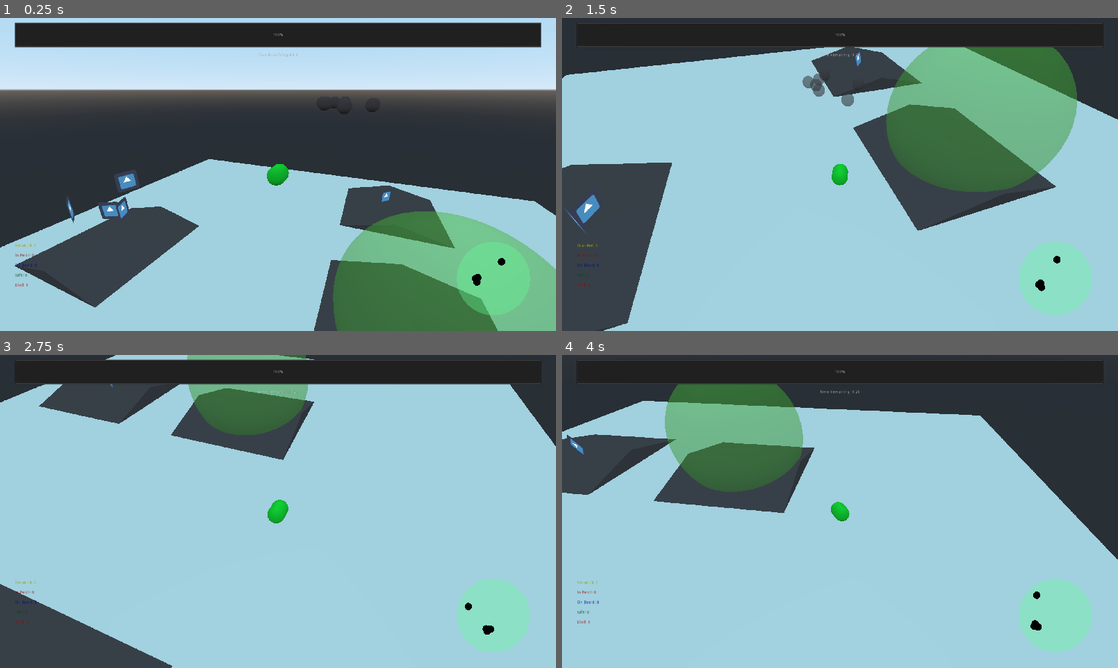
Above: before the commit, frames 1-4 (two rows, left to right).
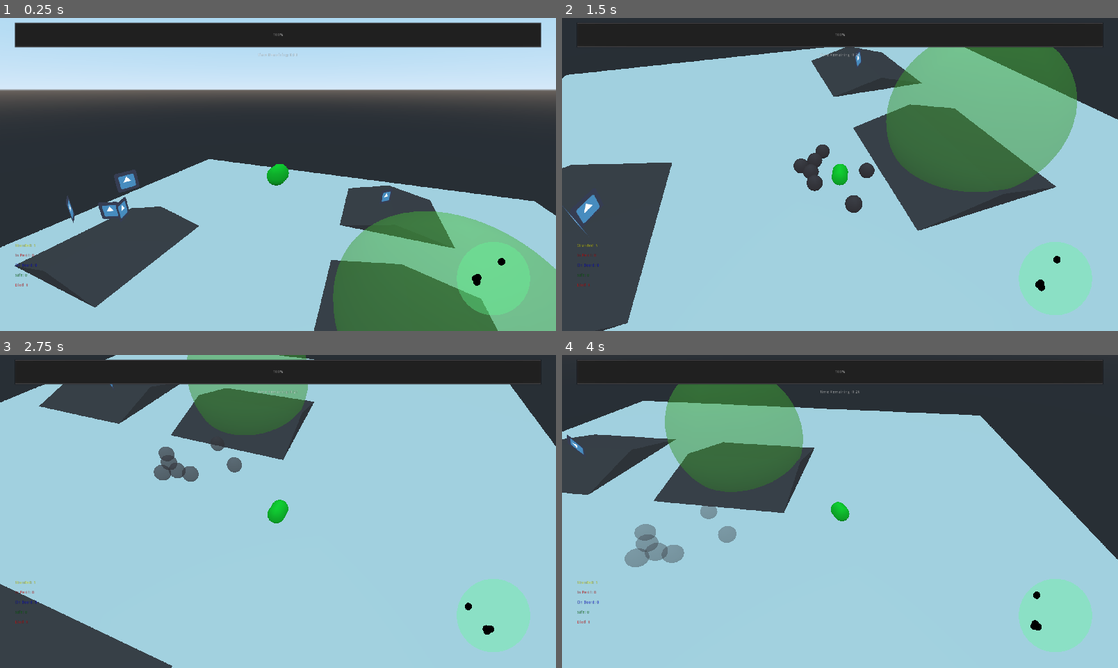
Above: after the commit, the same moments.

Repository: anthonyfinch/ld49
Game: Godot game, scene res://src/levels/Level1.tscn
Same seed, same stepped clock (60 frames per second), same inputs: the game is played once before the commit and once after it. This scene is started directly instead of the project's main scene. The engine's default icon, where the game draws it, is replaced by a stand-in: a white triangle on a blue panel in a dark square.
Inputs:
- Up to frame 1 (0.25 s): no input
- Up to frame 2 (1.5 s): hold D (steer_right) 0.53-1.28 s; hold S (brake) from 1.28 s (still down)
- Up to frame 3 (2.75 s): release S (brake) at 2.03 s; hold D (steer_right) from 2.03 s (still down)
- Up to frame 4 (4 s): release D (steer_right) at 2.78 s; hold W (accelerate) 2.78-3.53 s; hold A (steer_left) from 3.53 s (still down)

The runs differ from the first frame. In frame 1, less than 0.1% of the frame differs, in the area x 57-68%, y 28-31%; in frame 2, 1.0%; in frame 3, 0.6%; in frame 4, 1.0%, in the area x 11-32%, y 48-68%.

Commit message:
rocks generation to chase you!

Diff:
--- a/src/levels/Level1.tscn
+++ b/src/levels/Level1.tscn
@@ -15,7 +15,7 @@
 [ext_resource path="res://src/ui/LevelEndLabel.gd" type="Script" id=13]
 [ext_resource path="res://src/islands/ Island1.tscn" type="PackedScene" id=14]
 [ext_resource path="res://src/islands/Islands.gd" type="Script" id=15]
-[ext_resource path="res://src/rocks/Rock1.tscn" type="PackedScene" id=16]
+[ext_resource path="res://src/rocks/Rocks.gd" type="Script" id=16]
 [ext_resource path="res://src/ui/Death.gd" type="Script" id=17]
 
 [sub_resource type="ViewportTexture" id=1]
@@ -141,28 +141,8 @@
 transform = Transform( 1, 0, 0, 0, 1, 0, 0, 0, 1, 15.5, 0, -31 )
 
 [node name="Rocks" type="Spatial" parent="CenterContainer/TextureRect/Viewport/Level1"]
-transform = Transform( 1, 0, 0, 0, 1, 0, 0, 0, 1, 5, 0, -16.5 )
-
-[node name="Rock1" parent="CenterContainer/TextureRect/Viewport/Level1/Rocks" instance=ExtResource( 16 )]
-transform = Transform( 1, 0, 0, 0, 1, 0, 0, 0, 1, 3.5, 25.5, 0.5 )
-
-[node name="Rock2" parent="CenterContainer/TextureRect/Viewport/Level1/Rocks" instance=ExtResource( 16 )]
-transform = Transform( 1, 0, 0, 0, 1, 0, 0, 0, 1, -2.5, 25.5, -3.5 )
-
-[node name="Rock3" parent="CenterContainer/TextureRect/Viewport/Level1/Rocks" instance=ExtResource( 16 )]
-transform = Transform( 1, 0, 0, 0, 1, 0, 0, 0, 1, 0, 25.5, 5 )
-
-[node name="Rock4" parent="CenterContainer/TextureRect/Viewport/Level1/Rocks" instance=ExtResource( 16 )]
-transform = Transform( 1, 0, 0, 0, 1, 0, 0, 0, 1, -3.5, 25.5, -1.5 )
-
-[node name="Rock5" parent="CenterContainer/TextureRect/Viewport/Level1/Rocks" instance=ExtResource( 16 )]
-transform = Transform( 1, 0, 0, 0, 1, 0, 0, 0, 1, -1, 25.5, -5 )
-
-[node name="Rock6" parent="CenterContainer/TextureRect/Viewport/Level1/Rocks" instance=ExtResource( 16 )]
-transform = Transform( 1, 0, 0, 0, 1, 0, 0, 0, 1, -4.5, 25.5, -3 )
-
-[node name="Rock7" parent="CenterContainer/TextureRect/Viewport/Level1/Rocks" instance=ExtResource( 16 )]
-transform = Transform( 1, 0, 0, 0, 1, 0, 0, 0, 1, -3.5, 25.5, 0.5 )
+transform = Transform( 1, 0, 0, 0, 1, 0, 0, 0, 1, 0, 13, 0 )
+script = ExtResource( 16 )
 
 [node name="Radar" type="Control" parent="."]
 anchor_left = 1.0
--- a/src/rocks/Rock.gd
+++ b/src/rocks/Rock.gd
@@ -15,7 +15,7 @@
 func _on_body_entered(body):
 	var mat = $MeshInstance["material/0"]
 	if not _hit:
-		_tween.interpolate_property(mat, "albedo_color:a", 1, 0, 1, Tween.TRANS_LINEAR, Tween.EASE_IN)
+		_tween.interpolate_property(mat, "albedo_color:a", 1, 0, 4, Tween.TRANS_LINEAR, Tween.EASE_IN)
 		_tween.start()
 		_tween.connect("tween_all_completed", self, "_on_fade_out")
 		_hit = true
--- a/src/rocks/Rock1.tscn
+++ b/src/rocks/Rock1.tscn
@@ -4,7 +4,7 @@
 
 [sub_resource type="PhysicsMaterial" id=1]
 rough = true
-bounce = 0.4
+bounce = 0.2
 
 [sub_resource type="BoxShape" id=2]
 
--- /dev/null
+++ b/src/rocks/RockStorm1.tscn
@@ -0,0 +1,81 @@
+[gd_scene load_steps=4 format=2]
+
+[ext_resource path="res://src/rocks/Rock.gd" type="Script" id=1]
+[ext_resource path="res://src/rocks/Rock1.tscn" type="PackedScene" id=2]
+
+[sub_resource type="PhysicsMaterial" id=1]
+rough = true
+bounce = 0.4
+
+[node name="Rocks" type="Spatial"]
+transform = Transform( 1, 0, 0, 0, 1, 0, 0, 0, 1, 5, 0, -16.5 )
+
+[node name="Rock1" type="RigidBody" parent="." instance=ExtResource( 2 )]
+transform = Transform( 1, 0, 0, 0, 1, 0, 0, 0, 1, 3.5, 25.5, 0.5 )
+collision_layer = 16
+collision_mask = 9
+physics_material_override = SubResource( 1 )
+gravity_scale = 5.0
+contacts_reported = 3
+contact_monitor = true
+script = ExtResource( 1 )
+
+[node name="Rock2" type="RigidBody" parent="." instance=ExtResource( 2 )]
+transform = Transform( 1, 0, 0, 0, 1, 0, 0, 0, 1, -2.5, 25.5, -3.5 )
+collision_layer = 16
+collision_mask = 9
+physics_material_override = SubResource( 1 )
+gravity_scale = 5.0
+contacts_reported = 3
+contact_monitor = true
+script = ExtResource( 1 )
+
+[node name="Rock3" type="RigidBody" parent="." instance=ExtResource( 2 )]
+transform = Transform( 1, 0, 0, 0, 1, 0, 0, 0, 1, 0, 25.5, 5 )
+collision_layer = 16
+collision_mask = 9
+physics_material_override = SubResource( 1 )
+gravity_scale = 5.0
+contacts_reported = 3
+contact_monitor = true
+script = ExtResource( 1 )
+
+[node name="Rock4" type="RigidBody" parent="." instance=ExtResource( 2 )]
+transform = Transform( 1, 0, 0, 0, 1, 0, 0, 0, 1, -3.5, 25.5, -1.5 )
+collision_layer = 16
+collision_mask = 9
+physics_material_override = SubResource( 1 )
+gravity_scale = 5.0
+contacts_reported = 3
+contact_monitor = true
+script = ExtResource( 1 )
+
+[node name="Rock5" type="RigidBody" parent="." instance=ExtResource( 2 )]
+transform = Transform( 1, 0, 0, 0, 1, 0, 0, 0, 1, -1, 25.5, -5 )
+collision_layer = 16
+collision_mask = 9
+physics_material_override = SubResource( 1 )
+gravity_scale = 5.0
+contacts_reported = 3
+contact_monitor = true
+script = ExtResource( 1 )
+
+[node name="Rock6" type="RigidBody" parent="." instance=ExtResource( 2 )]
+transform = Transform( 1, 0, 0, 0, 1, 0, 0, 0, 1, -4.5, 25.5, -3 )
+collision_layer = 16
+collision_mask = 9
+physics_material_override = SubResource( 1 )
+gravity_scale = 5.0
+contacts_reported = 3
+contact_monitor = true
+script = ExtResource( 1 )
+
+[node name="Rock7" type="RigidBody" parent="." instance=ExtResource( 2 )]
+transform = Transform( 1, 0, 0, 0, 1, 0, 0, 0, 1, -3.5, 25.5, 0.5 )
+collision_layer = 16
+collision_mask = 9
+physics_material_override = SubResource( 1 )
+gravity_scale = 5.0
+contacts_reported = 3
+contact_monitor = true
+script = ExtResource( 1 )
--- /dev/null
+++ b/src/rocks/Rocks.gd
@@ -0,0 +1,36 @@
+extends Spatial
+
+
+export (float) var start_timeout = 5.0
+export (float) var end_timeout = 1.0
+
+var _timeout = 0.0
+var _tween
+var _timer
+var _state = preload("res://src/GameState.tres")
+var _rock_storm = preload("res://src/rocks/RockStorm1.tscn")
+
+
+func _ready():
+	_tween = Tween.new()
+	add_child(_tween)
+	_tween.interpolate_property(self, "_timeout", start_timeout, end_timeout, _state.time_limit, Tween.TRANS_LINEAR, Tween.EASE_IN)
+	_tween.start()
+
+	_timer = Timer.new()
+	_timer.wait_time = start_timeout
+	_timer.one_shot = true
+	_timer.connect("timeout", self, "_trigger_rockstorm")
+	add_child(_timer)
+	_timer.start()
+	_trigger_rockstorm()
+
+
+func _trigger_rockstorm():
+	_timer.wait_time = _timeout
+	_timer.start()
+	var storm = _rock_storm.instance()
+	add_child(storm)
+	storm.transform.origin.y = transform.origin.y
+	storm.transform.origin.x = _state.player.body.transform.origin.x
+	storm.transform.origin.z = _state.player.body.transform.origin.z
